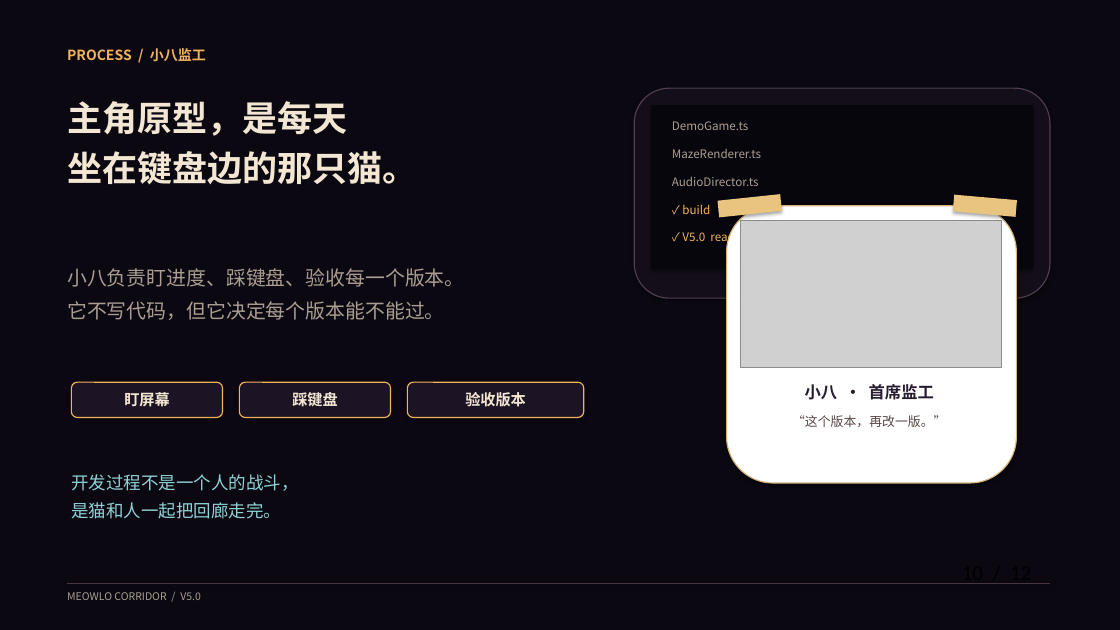
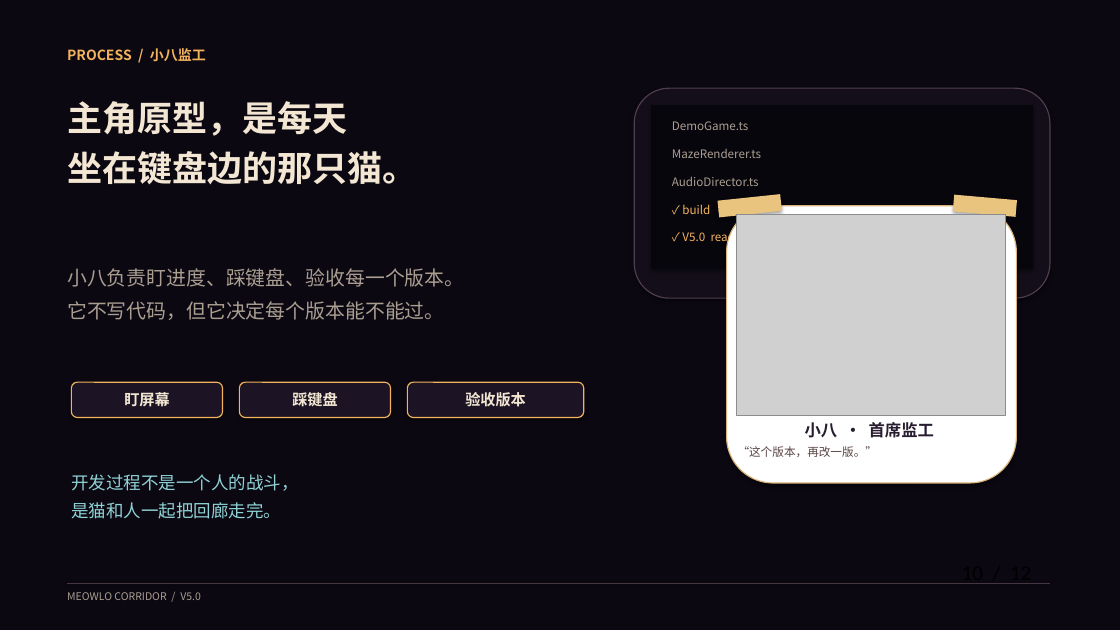
Before and after one commit to Mr-WildFire/meowlo-corridor, a slide deck: slide 10 of docs/喵音回廊-V5.0-答辩PPT.pptx. Drawn at 1120x630 pixels with LibreOffice and Linux fonts; fonts in the diff are those of the drawing; grey boxes stand for pictures. Boxes give left, top, right and bottom in pixels: in the first picture for what was removed or moved away, otherwise in the second. Text is boxed around its words. In the diff, an @@ line names an element or a change of style, - is before the commit and + after.

Commit message:
docs: V5 PPT加入旋律主题与小八实拍

```diff
--- a/docs/喵音回廊-V5.0-答辩PPT.pptx
+++ b/docs/喵音回廊-V5.0-答辩PPT.pptx
@@ picture: place and size @@
-picture at (741,220,1002,367)
+picture at (737,214,1006,416)
@@ text "小八 · 首席监工": place and size @@
-text "小八 · 首席监工" at (805,384,934,400)
+text "小八 · 首席监工" at (805,422,934,438)
@@ text "“这个版本，再改一版。”": place and size @@
-text "“这个版本，再改一版。”" at (792,415,946,427)
+text "“这个版本，再改一版。”" at (738,446,878,457)
@@ text "“这个版本，再改一版。”" at (738,446,878,457): size 11 to 10 pt; alignment centre to left @@
```
Also in this commit, not shown: 1 other file.
